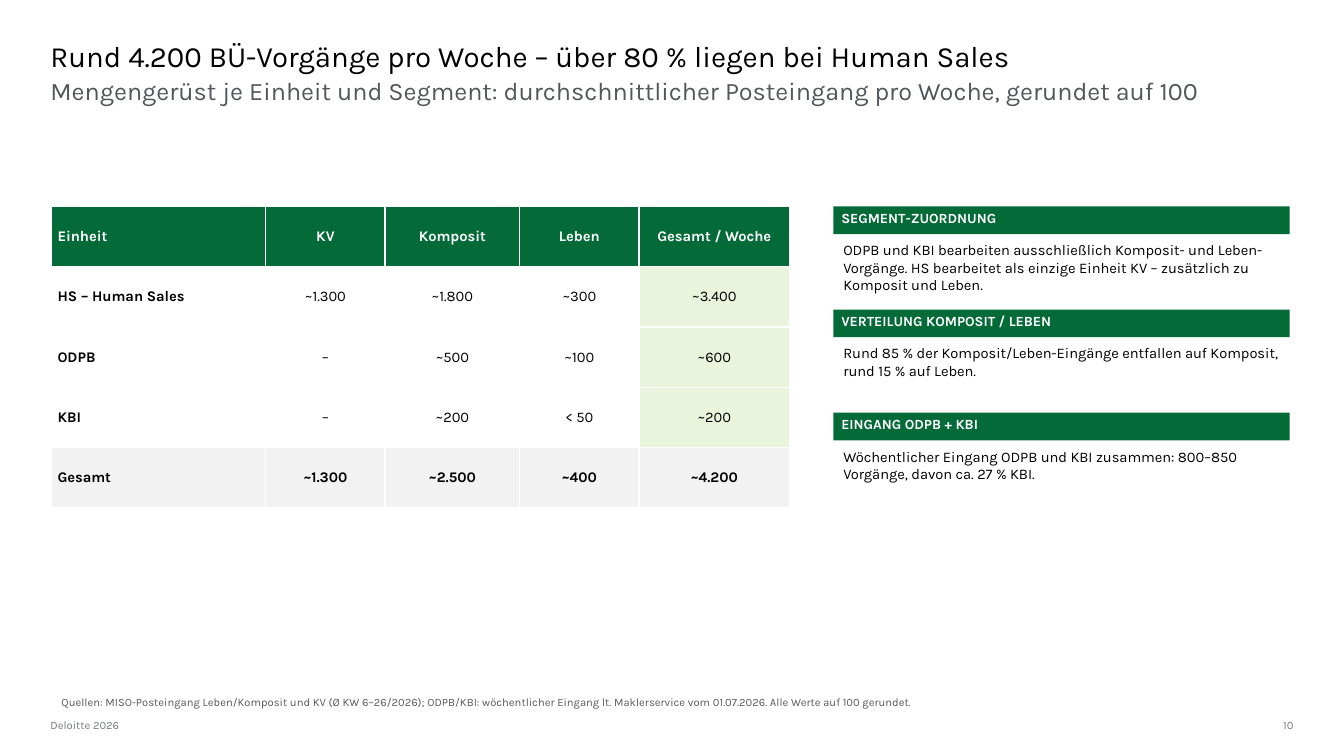
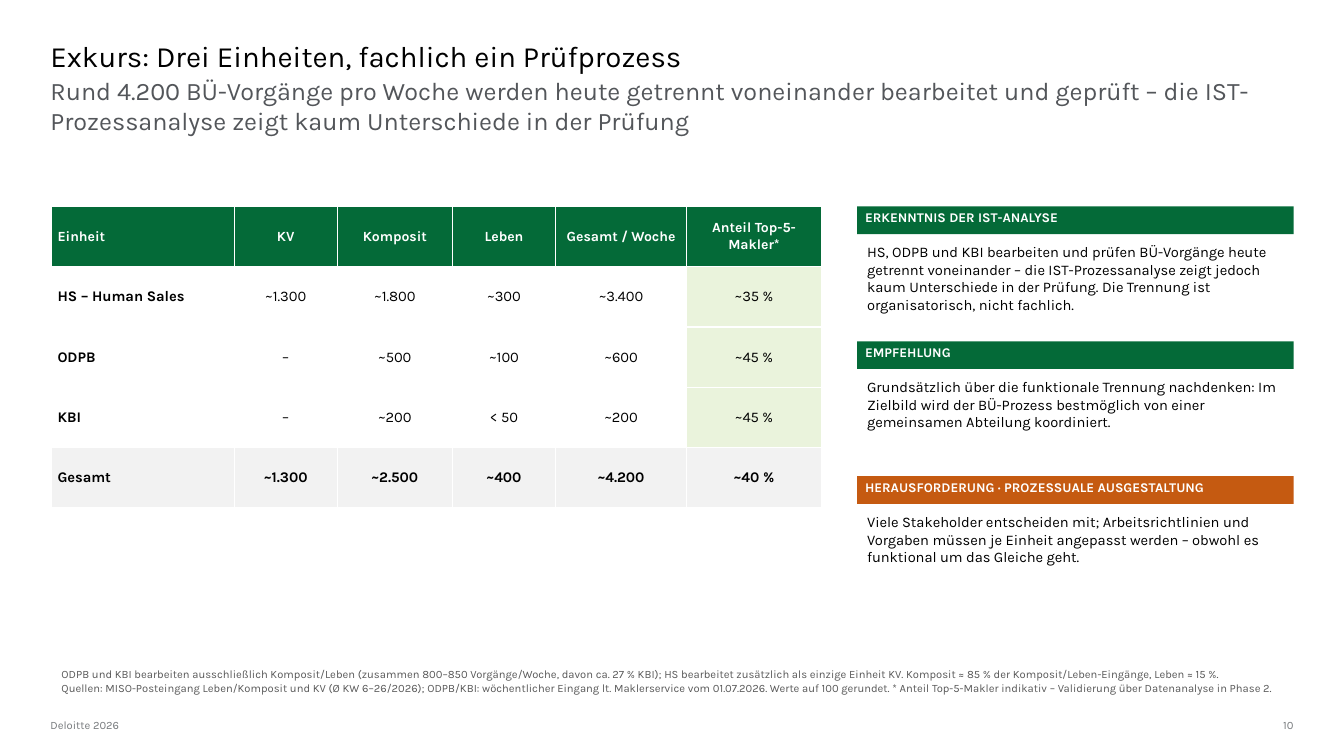
Before and after one commit to brenneisen-e/01_ki-arbeitsplatz, a slide deck: slide 10 of Bestandsuebertragung/kontextdokumente/20260702_ERGO_HR Sales_Makler meets KI_Angebot Deloitte_vworking.pptx. Drawn at 1344x756 pixels with LibreOffice and Linux fonts; fonts in the diff are those of the drawing. Boxes give left, top, right and bottom in pixels: in the first picture for what was removed or moved away, otherwise in the second. Text is boxed around its words. In the diff, an @@ line names an element or a change of style, - is before the commit and + after.

```diff
--- a/Bestandsuebertragung/kontextdokumente/20260702_ERGO_HR Sales_Makler meets KI_Angebot Deloitte_vworking.pptx
+++ b/Bestandsuebertragung/kontextdokumente/20260702_ERGO_HR Sales_Makler meets KI_Angebot Deloitte_vworking.pptx
@@ title at (50,46,681,74): text changed @@
-Rund 4.200 BÜ-Vorgänge pro Woche – über 80 % liegen bei Human Sales
+Exkurs: Drei Einheiten, fachlich ein Prüfprozess
@@ text at (50,79,1249,136): text changed @@
-Mengengerüst je Einheit und Segment: durchschnittlicher Posteingang pro Woche, gerundet auf 100
+Rund 4.200 BÜ-Vorgänge pro Woche werden heute getrennt voneinander bearbeitet und geprüft – die IST-Prozessanalyse zeigt kaum Unterschiede in der Prüfung
@@ table at (51,207,821,508) @@
+column 6: Anteil Top-5-Makler* | ~35 % | ~45 % | ~45 % | ~40 %
@@ table: place and size @@
-table at (51,207,790,508)
+table at (51,207,821,508)
@@ rectangle "ERKENNTNIS DER IST-ANALYSE": place and size @@
-rectangle "ERKENNTNIS DER IST-ANALYSE" at (834,207,1291,235)
+rectangle "ERKENNTNIS DER IST-ANALYSE" at (857,207,1294,235)
@@ text in rectangle at (865,213,1058,222): text changed; size 10 to 9.5 pt @@
-SEGMENT-ZUORDNUNG
+ERKENNTNIS DER IST-ANALYSE
@@ text at (867,245,1266,314): text changed @@
-ODPB und KBI bearbeiten ausschließlich Komposit- und Leben-Vorgänge. HS bearbeitet als einzige Einheit KV – zusätzlich zu Komposit und Leben.
+HS, ODPB und KBI bearbeiten und prüfen BÜ-Vorgänge heute getrennt voneinander – die IST-Prozessanalyse zeigt jedoch kaum Unterschiede in der Prüfung. Die Trennung ist organisatorisch, nicht fachlich.
@@ rectangle "EMPFEHLUNG": place and size @@
-rectangle "EMPFEHLUNG" at (834,310,1291,338)
+rectangle "EMPFEHLUNG" at (857,342,1294,370)
@@ text in rectangle at (865,348,951,357): text changed; size 10 to 9.5 pt @@
-VERTEILUNG KOMPOSIT / LEBEN
+EMPFEHLUNG
@@ text at (867,382,1276,431): text changed @@
-Rund 85 % der Komposit/Leben-Eingänge entfallen auf Komposit, rund 15 % auf Leben.
+Grundsätzlich über die funktionale Trennung nachdenken: Im Zielbild wird der BÜ-Prozess bestmöglich von einer gemeinsamen Abteilung koordiniert.
@@ rectangle "HERAUSFORDERUNG · PROZESSUALE AUSGESTALTUNG": place and size @@
-rectangle "HERAUSFORDERUNG · PROZESSUALE AUSGESTALTUNG" at (834,412,1291,441)
+rectangle "HERAUSFORDERUNG · PROZESSUALE AUSGESTALTUNG" at (857,476,1294,504)
@@ rectangle "HERAUSFORDERUNG · PROZESSUALE AUSGESTALTUNG" at (857,476,1294,504): fill #046A38 to #C55A11 @@
@@ text in rectangle at (865,483,1204,492): text changed; size 10 to 9.5 pt @@
-EINGANG ODPB + KBI
+HERAUSFORDERUNG · PROZESSUALE AUSGESTALTUNG
@@ text at (867,517,1259,566): text changed @@
-Wöchentlicher Eingang ODPB und KBI zusammen: 800–850 Vorgänge, davon ca. 27 % KBI.
+Viele Stakeholder entscheiden mit; Arbeitsrichtlinien und Vorgaben müssen je Einheit angepasst werden – obwohl es funktional um das Gleiche geht.
@@ text at (61,670,1271,695): text changed @@
-Quellen: MISO-Posteingang Leben/Komposit und KV (Ø KW 6–26/2026); ODPB/KBI: wöchentlicher Eingang lt. Maklerservice vom 01.07.2026. Alle Werte auf 100 gerundet.
+ODPB und KBI bearbeiten ausschließlich Komposit/Leben (zusammen 800–850 Vorgänge/Woche, davon ca. 27 % KBI); HS bearbeitet zusätzlich als einzige Einheit KV. Komposit ≈ 85 % der Komposit/Leben-Eingänge, Leben ≈ 15 %.
+Quellen: MISO-Posteingang Leben/Komposit und KV (Ø KW 6–26/2026); ODPB/KBI: wöchentlicher Eingang lt. Maklerservice vom 01.07.2026. Werte auf 100 gerundet. * Anteil Top-5-Makler indikativ – Validierung über Datenanalyse in Phase 2.
```
Also in this commit, not shown: 1 other slide changed.
